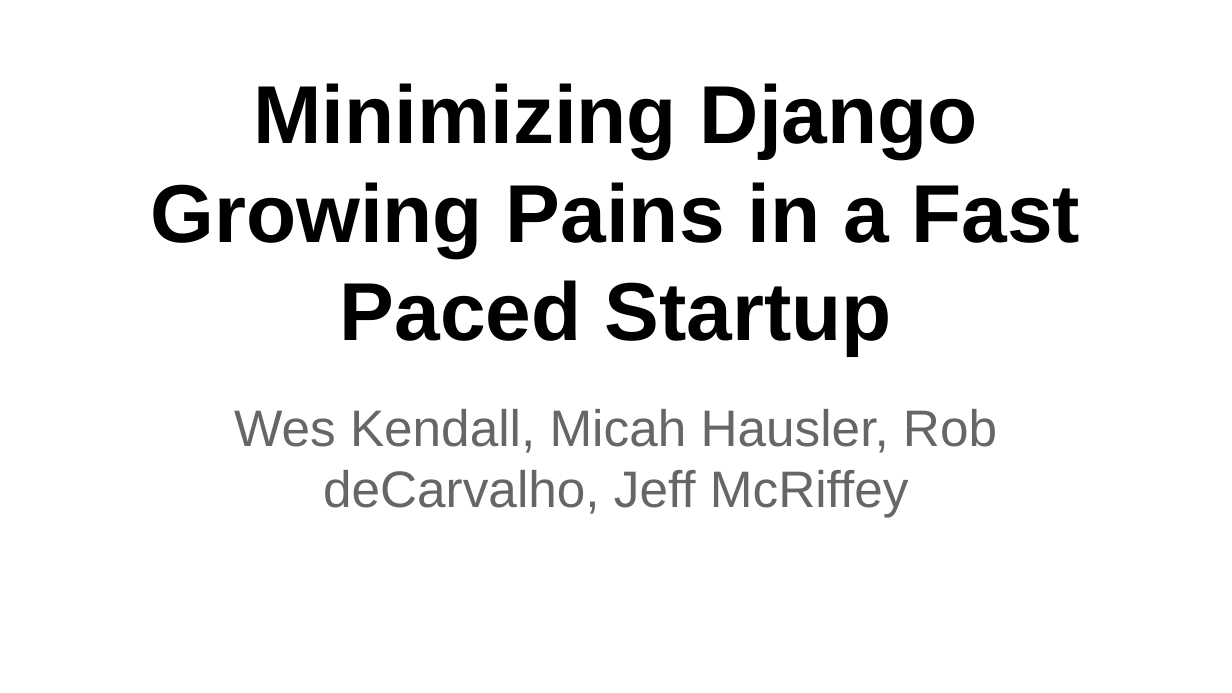
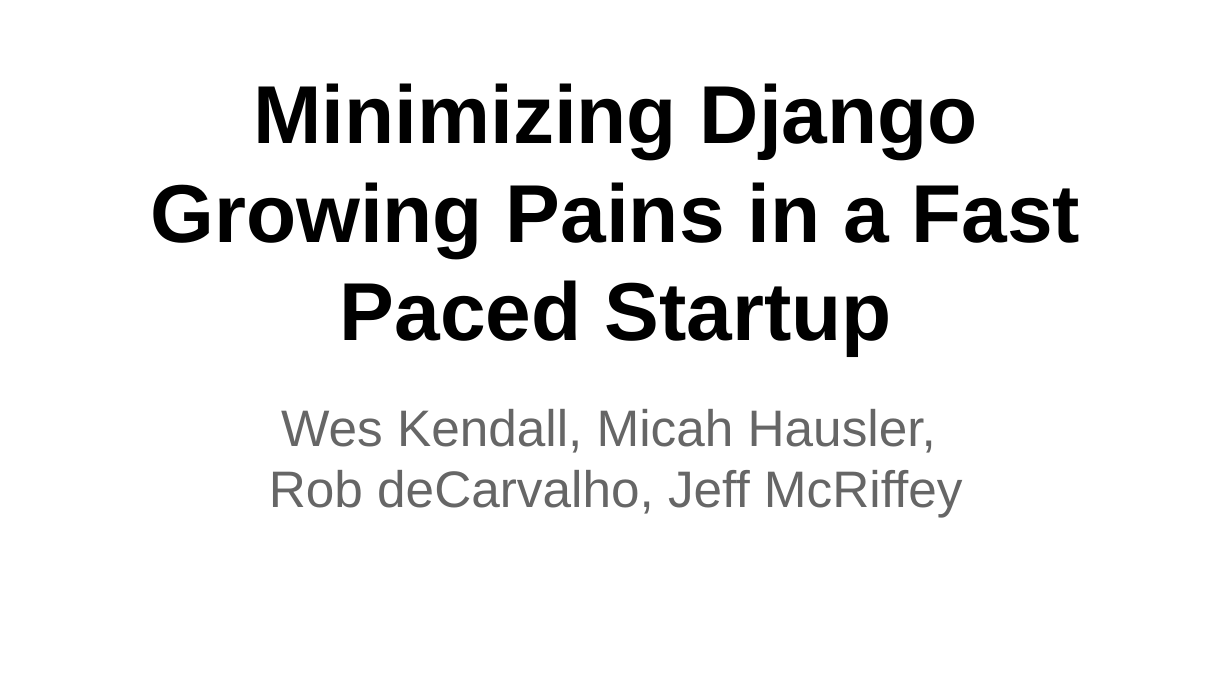
Before and after one commit to ambitioninc/ambition-pytennessee, a slide deck: slide 1 of slides/ambition_pytennessee.pptx. Drawn at 1232x693 pixels with LibreOffice and Linux fonts; fonts in the diff are those of the drawing. Boxes give left, top, right and bottom in pixels: in the first picture for what was removed or moved away, otherwise in the second. Text is boxed around its words. In the diff, an @@ line names an element or a change of style, - is before the commit and + after.

```diff
--- a/slides/ambition_pytennessee.pptx
+++ b/slides/ambition_pytennessee.pptx
@@ subtitle at bbox=[269, 409, 963, 517]: text changed @@
-Wes Kendall, Micah Hausler, Rob deCarvalho, Jeff McRiffey
+Wes Kendall, Micah Hausler,
+Rob deCarvalho, Jeff McRiffey
```
Also in this commit, not shown: 2 other slides changed, 1 other file.
